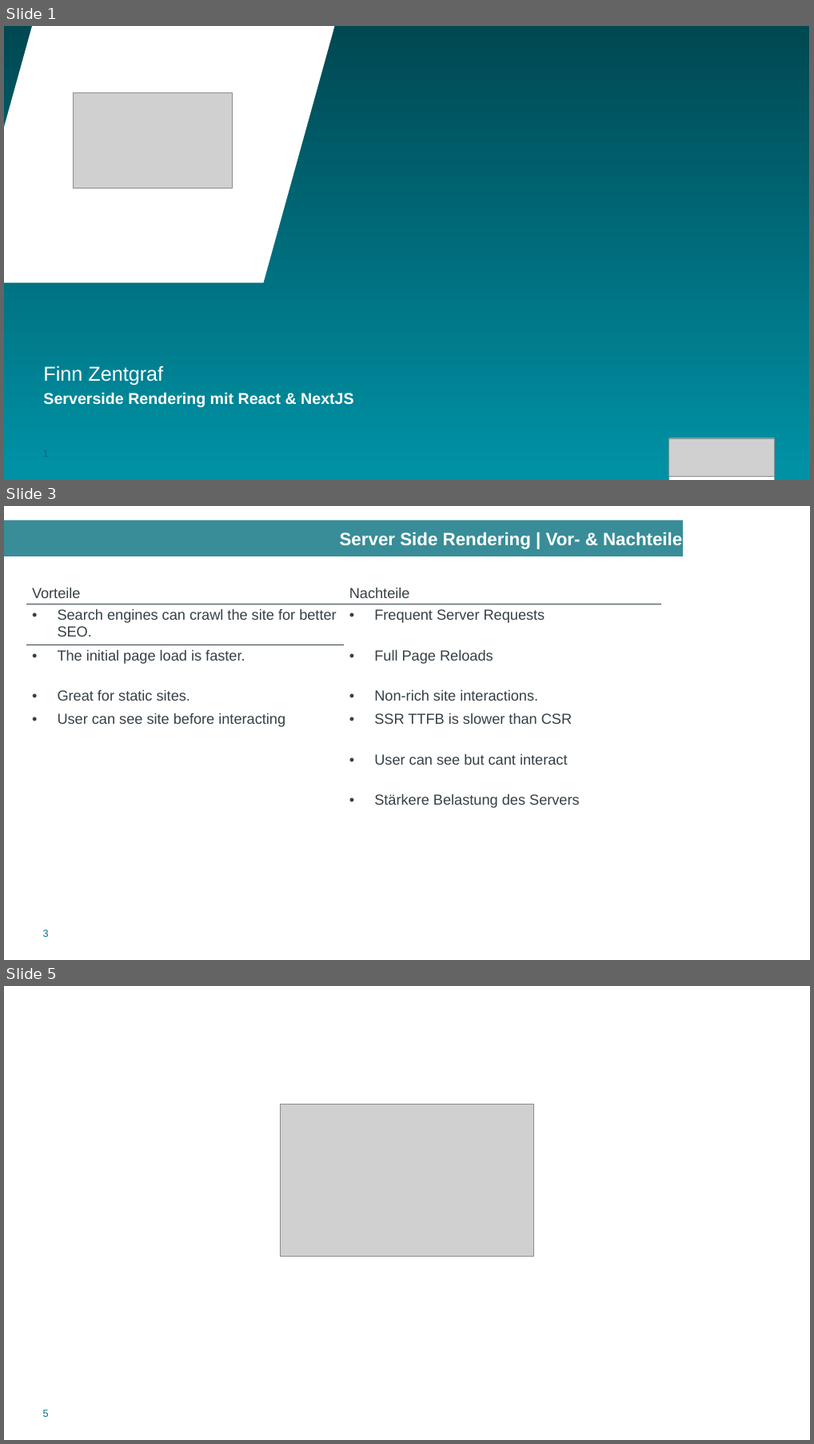
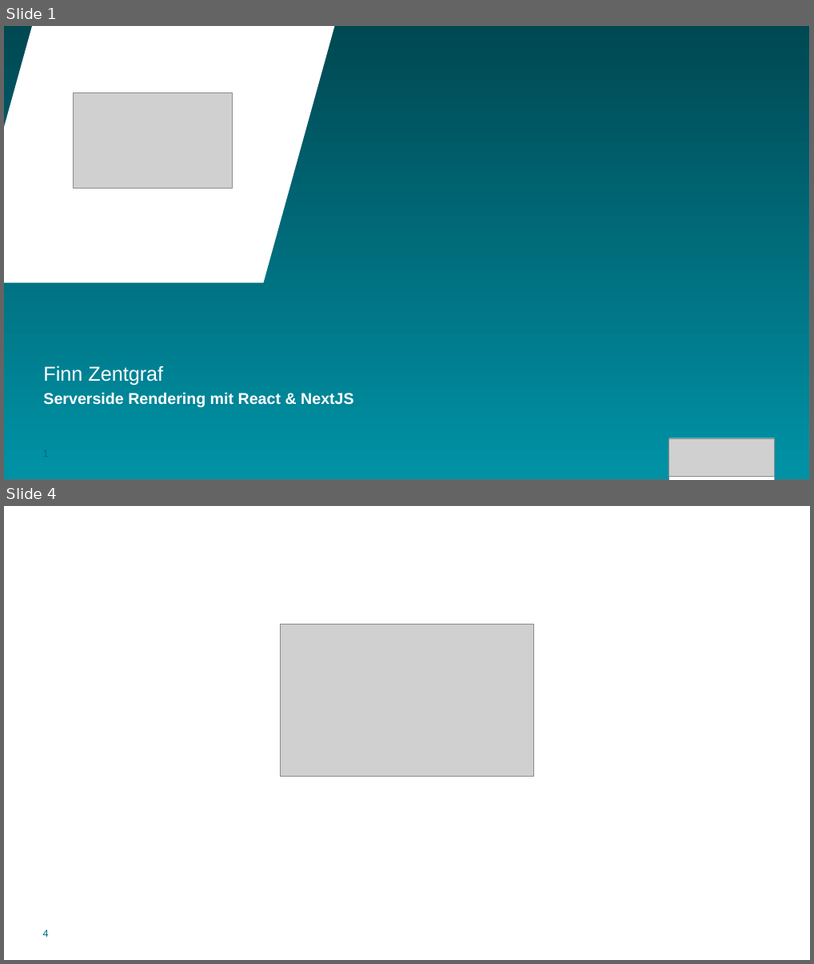
Before and after one commit to inform40/tutorial-nextjs, a slide deck: nextjs.pptx. Shown one above the other, each under a label of ours: slides 1, 3 and 5 before the commit, slides 1 and 4 after it; the slides between them are not shown. The pictures are 814x1444 and 814x964 pixels, drawn with LibreOffice and Linux fonts; fonts in the diff are those of the drawing; grey boxes stand for pictures; background and template pictures are left out; a plain dark background stands for a picture behind light text. Boxes give left, top, right and bottom in pixels: in the first picture for what was removed or moved away, otherwise in the second. Text is boxed around its words. In the diff, an @@ line names an element or a change of style, - is before the commit and + after.

```diff
--- a/nextjs.pptx
+++ b/nextjs.pptx
@@ slide 3 removed at [4, 506, 810, 960], background #FFFFFF; not listed: 3 template elements that a slide beside it also shows @@
@@ title removed at [4, 520, 683, 557] @@
-Server Side Rendering | Vor- & Nachteile
@@ table removed at [26, 582, 662, 830], 7 rows, 2 columns @@
-Vorteile | Nachteile
-Search engines can crawl the site for better SEO. | Frequent Server Requests
-The initial page load is faster. | Full Page Reloads
-Great for static sites. | Non-rich site interactions.
-User can see site before interacting | SSR TTFB is slower than CSR
- | User can see but cant interact
- | Stärkere Belastung des Servers
@@ what was slide 5 is now slide 4 @@
@@ page number at [43, 929, 49, 936]: text changed @@
-5
+4
```
Also in this commit, not shown: 3 slides changed.
